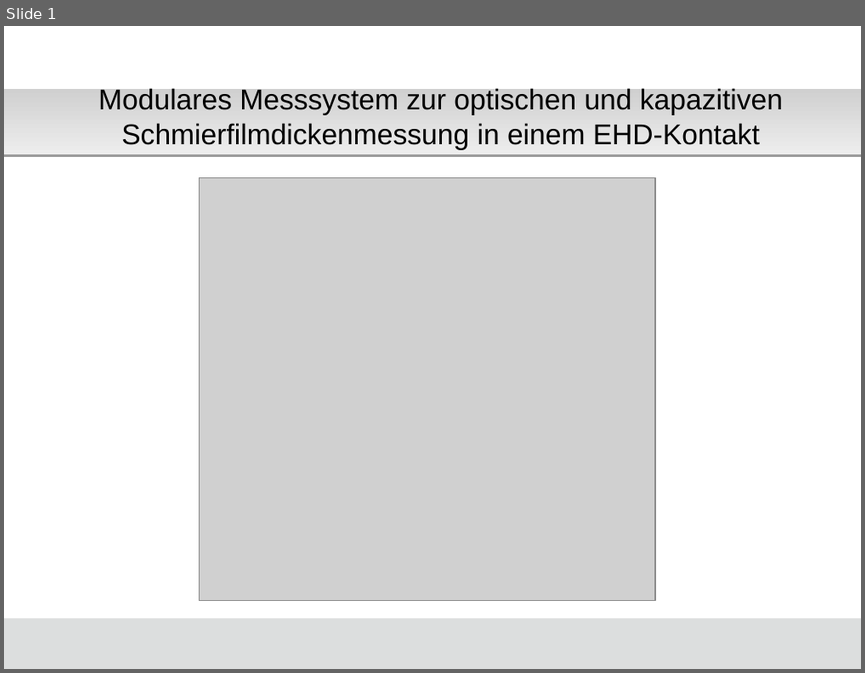
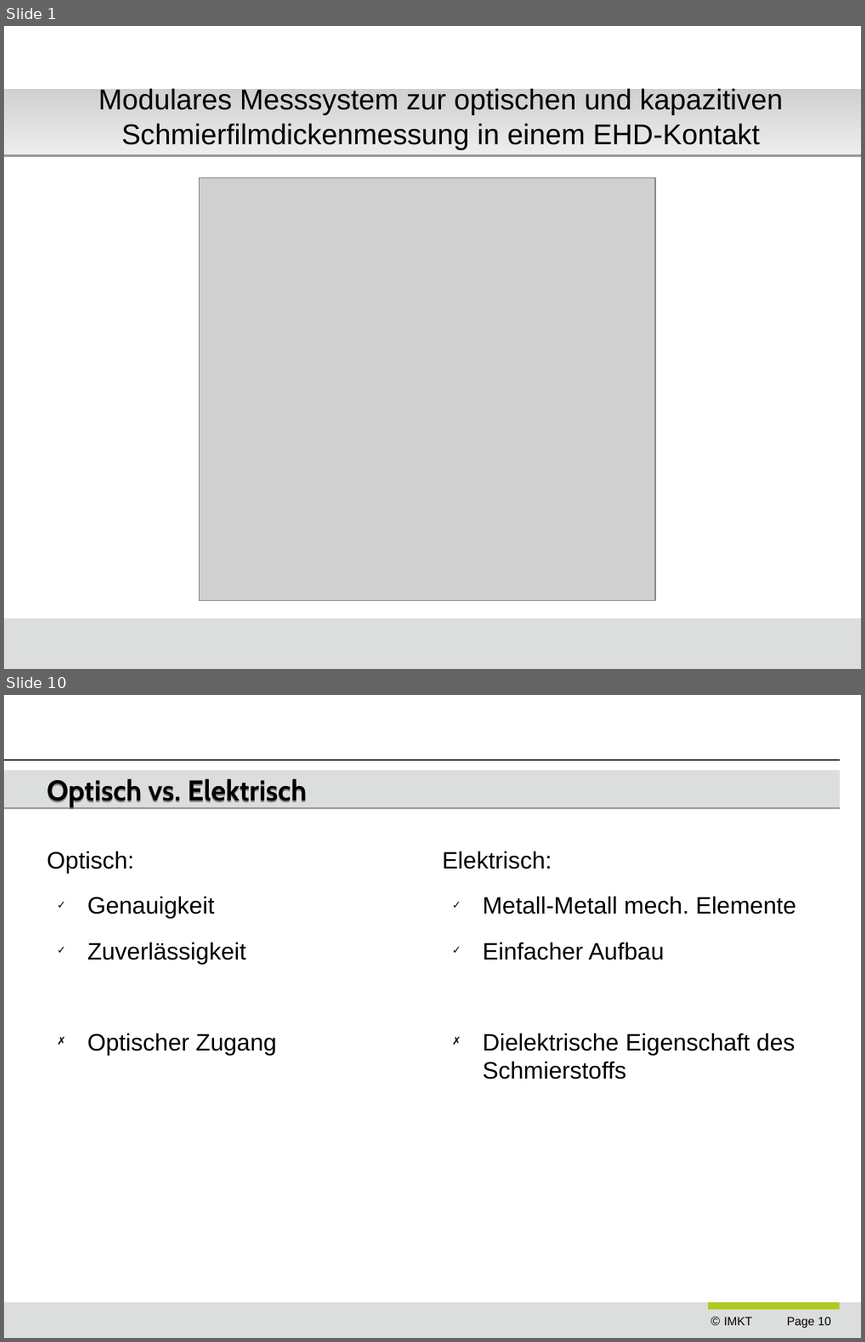
Before and after one commit to ngocminhdao88/dao_masterarbeit, a slide deck: presentations/dao_end_prezi.odp. Shown one above the other, each under a label of ours: slide 1 before the commit, slides 1 and 10 after it; the slides between them are not shown. The pictures are 865x673 and 865x1342 pixels, drawn with LibreOffice and Linux fonts; fonts in the diff are those of the drawing; grey boxes stand for pictures; background and template pictures are left out. Boxes give left, top, right and bottom in pixels: in the first picture for what was removed or moved away, otherwise in the second. Text is boxed around its words. In the diff, an @@ line names an element or a change of style, - is before the commit and + after.

```diff
--- a/presentations/dao_end_prezi.odp
+++ b/presentations/dao_end_prezi.odp
@@ slide 10 added at <box>4,695,861,1338</box>, background #FFFFFF; not listed: 4 template elements that a slide beside it also shows @@
@@ title added at <box>46,779,307,809</box>, 24 pt, text #000000, bold @@
+Optisch vs. Elektrisch
@@ text added at <box>46,851,277,1055</box>, 20 pt, text #000000 @@
+Optisch:
+✓ Genauigkeit
+✓ Zuverlässigkeit
+✗ Optischer Zugang
@@ text added at <box>442,851,796,1079</box>, 20 pt, text #000000 @@
+Elektrisch:
+✓ Metall-Metall mech. Elemente
+✓ Einfacher Aufbau
+✗ Dielektrische Eigenschaft des Schmierstoffs
@@ rectangle added at <box>709,1302,840,1309</box>, fill #B1C91F @@
@@ text added at <box>703,1309,740,1332</box>, 10.5 pt, text #000000 @@
+©
@@ text added at <box>724,1316,752,1325</box>, 10 pt, text #000000 @@
+IMKT
```
Also in this commit, not shown: 18 slides changed, 3 other slides added, 2 slides removed, 3 other files.
